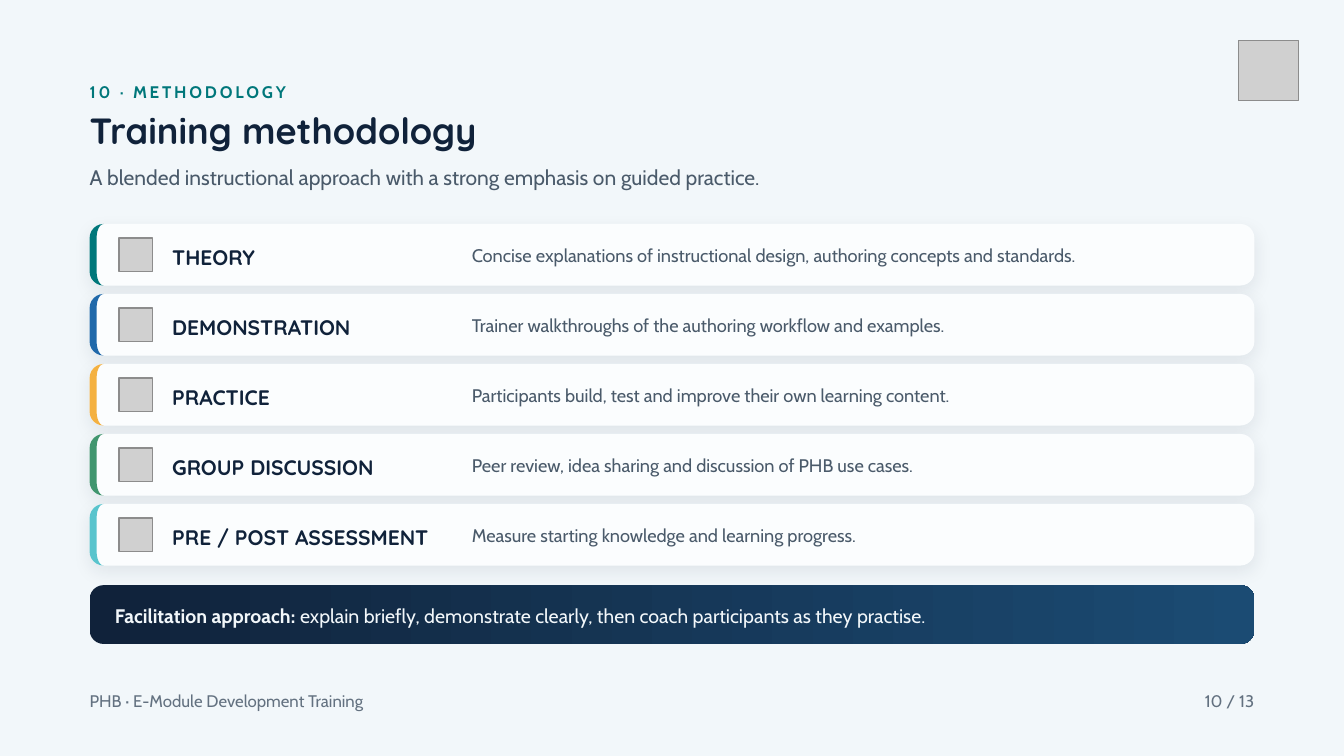
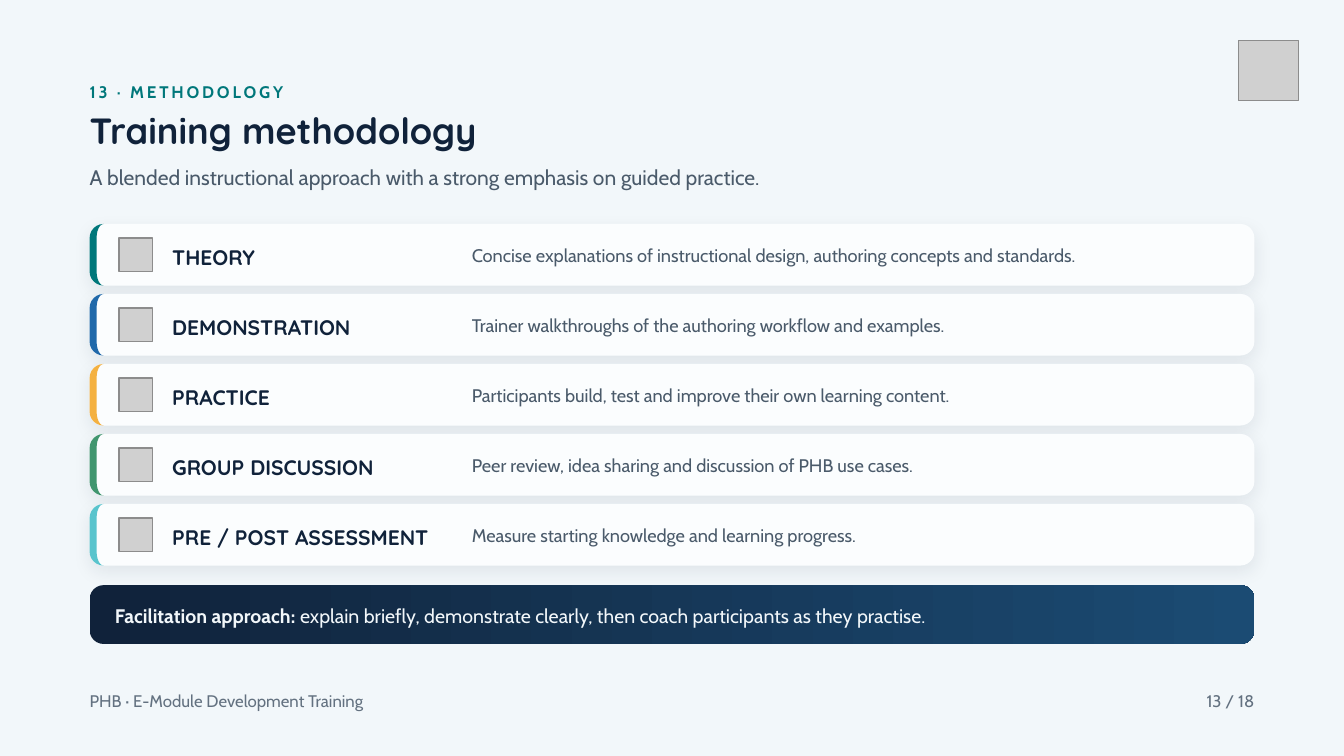
Before and after one commit to muntada8/lms-demo, a slide deck: slide 13 of PHB_E-Module_Development_Training_v2.pptx (slide 10 before the commit). Drawn at 1344x756 pixels with LibreOffice and Linux fonts; fonts in the diff are those of the drawing; grey boxes stand for pictures. Boxes give left, top, right and bottom in pixels: in the first picture for what was removed or moved away, otherwise in the second. Text is boxed around its words. In the diff, an @@ line names an element or a change of style, - is before the commit and + after.

```diff
--- a/PHB_E-Module_Development_Training_v2.pptx
+++ b/PHB_E-Module_Development_Training_v2.pptx
@@ text at box(90, 86, 283, 99): text changed @@
-10 · METHODOLOGY
+13 · METHODOLOGY
@@ text at box(1207, 695, 1254, 707): text changed @@
-10 / 13
+13 / 18
```
Also in this commit, not shown: 10 other slides changed, 5 slides added.
